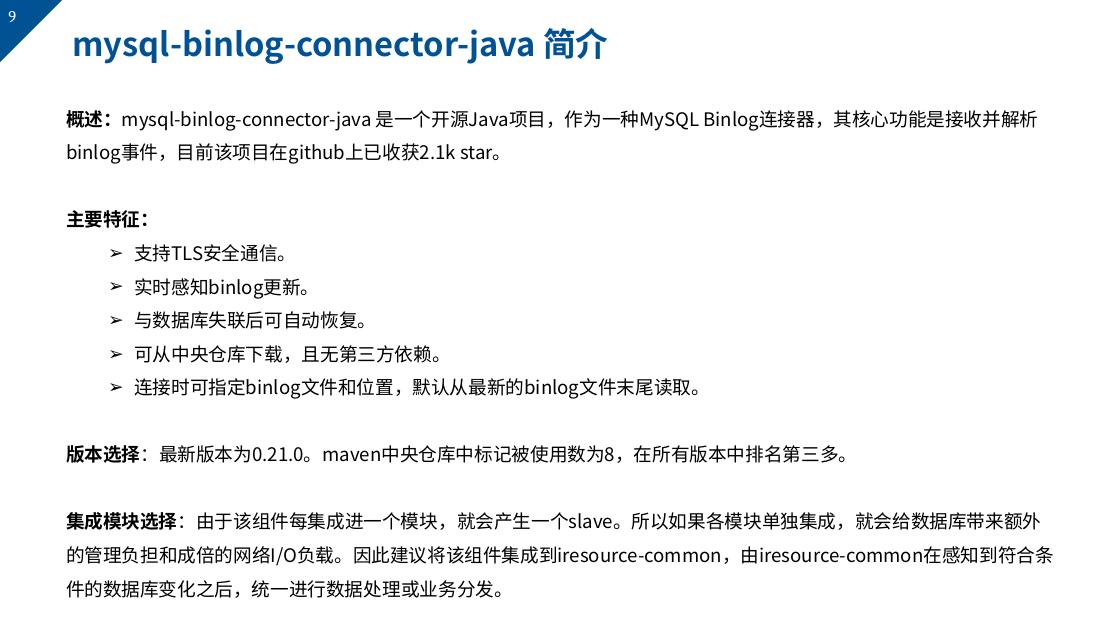
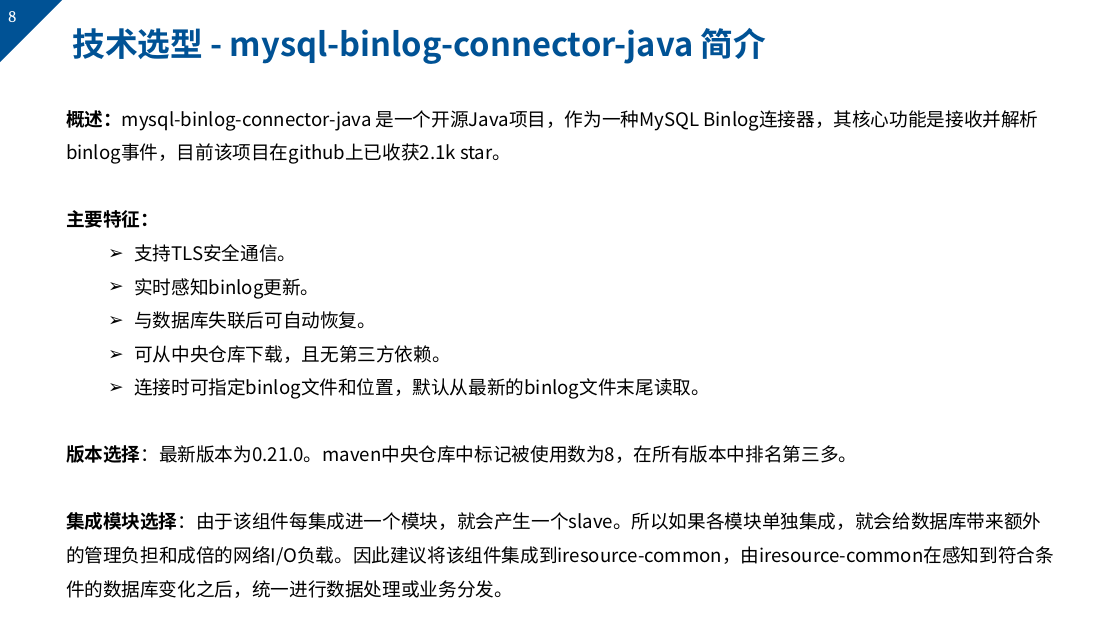
Before and after one commit to markMe1024/coding, a slide deck: slide 8 of MySQL/binlog/后端与UI的webscoket事件机制.pptx (slide 9 before the commit). Drawn at 1120x630 pixels with LibreOffice and Linux fonts; fonts in the diff are those of the drawing; background and template pictures are left out. Boxes give left, top, right and bottom in pixels: in the first picture for what was removed or moved away, otherwise in the second. Text is boxed around its words. In the diff, an @@ line names an element or a change of style, - is before the commit and + after.

```diff
--- a/MySQL/binlog/后端与UI的webscoket事件机制.pptx
+++ b/MySQL/binlog/后端与UI的webscoket事件机制.pptx
@@ page number at [8,11,16,22]: text changed @@
-9
+8
@@ title at [72,28,766,64]: text changed @@
-mysql-binlog-connector-java 简介
+技术选型 - mysql-binlog-connector-java 简介
```
Also in this commit, not shown: 13 other slides changed, 8 slides added, 2 slides removed.
